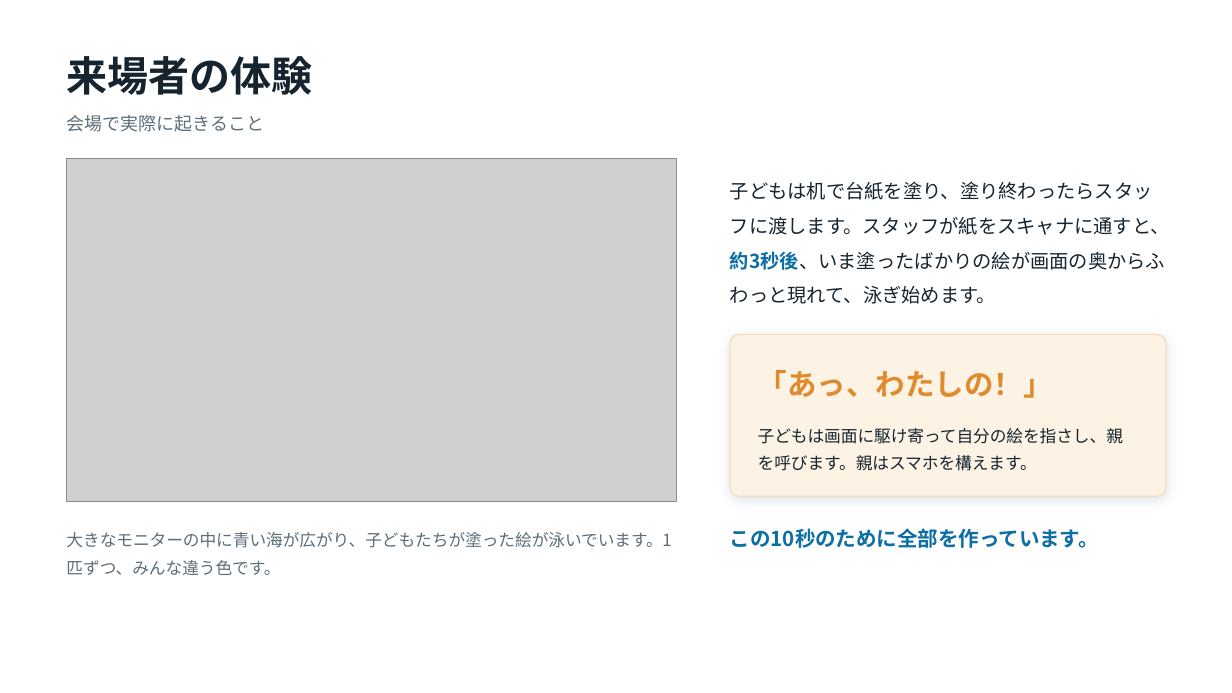
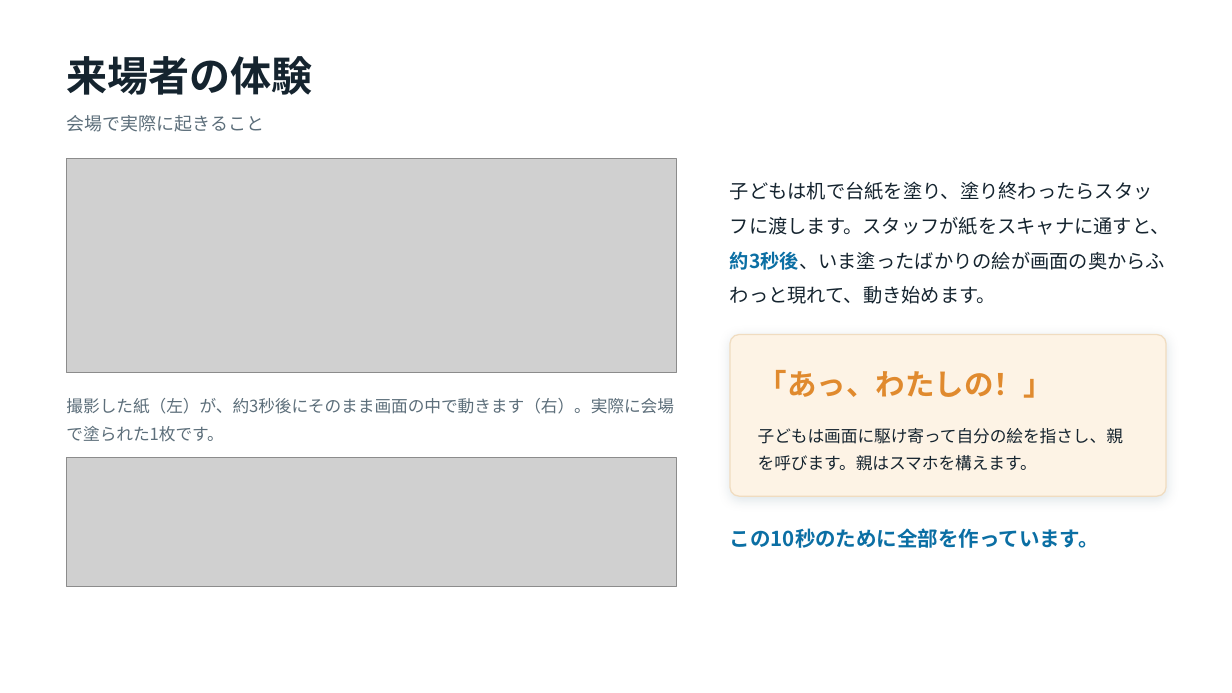
Before and after one commit to manakikido-jpg/PaintingsAquarium, a slide deck: slide 4 of docs/お絵かき水族館-企画書.pptx (slide 3 before the commit). Drawn at 1232x693 pixels with LibreOffice and Linux fonts; fonts in the diff are those of the drawing; grey boxes stand for pictures. Boxes give left, top, right and bottom in pixels: in the first picture for what was removed or moved away, otherwise in the second. Text is boxed around its words. In the diff, an @@ line names an element or a change of style, - is before the commit and + after.

```diff
--- a/docs/お絵かき水族館-企画書.pptx
+++ b/docs/お絵かき水族館-企画書.pptx
@@ picture: place and size @@
-picture at bbox=[67, 159, 677, 502]
+picture at bbox=[67, 159, 677, 372]
@@ text at bbox=[730, 181, 1170, 304]: text changed @@
-子どもは机で台紙を塗り、塗り終わったらスタッフに渡します。スタッフが紙をスキャナに通すと、約3秒後、いま塗ったばかりの絵が画面の奥からふわっと現れて、泳ぎ始めます。
+子どもは机で台紙を塗り、塗り終わったらスタッフに渡します。スタッフが紙をスキャナに通すと、約3秒後、いま塗ったばかりの絵が画面の奥からふわっと現れて、動き始めます。
@@ text added at bbox=[66, 398, 674, 442], 13 pt, text #5C6E7A @@
+撮影した紙（左）が、約3秒後にそのまま画面の中で動きます（右）。実際に会場で塗られた1枚です。
@@ picture added at bbox=[67, 457, 677, 587] @@
@@ text removed at bbox=[66, 532, 671, 575] @@
-大きなモニターの中に青い海が広がり、子どもたちが塗った絵が泳いでいます。1匹ずつ、みんな違う色です。
```
Also in this commit, not shown: 8 other slides changed, 2 slides added, 6 other files.
